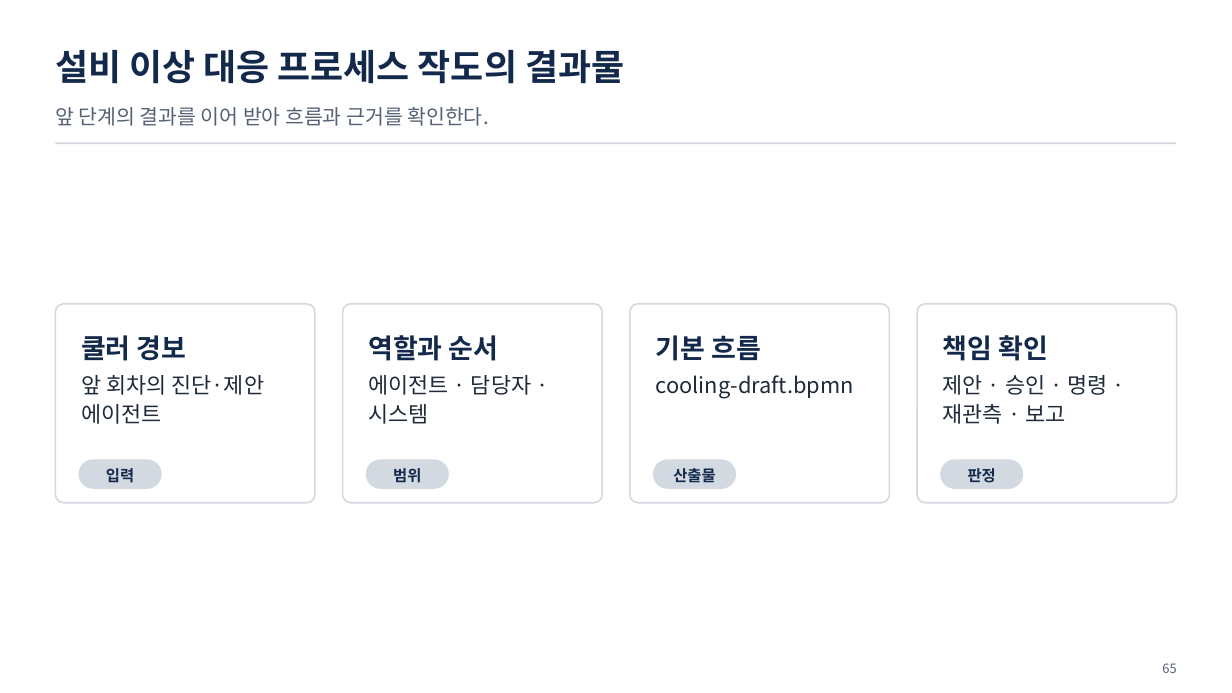
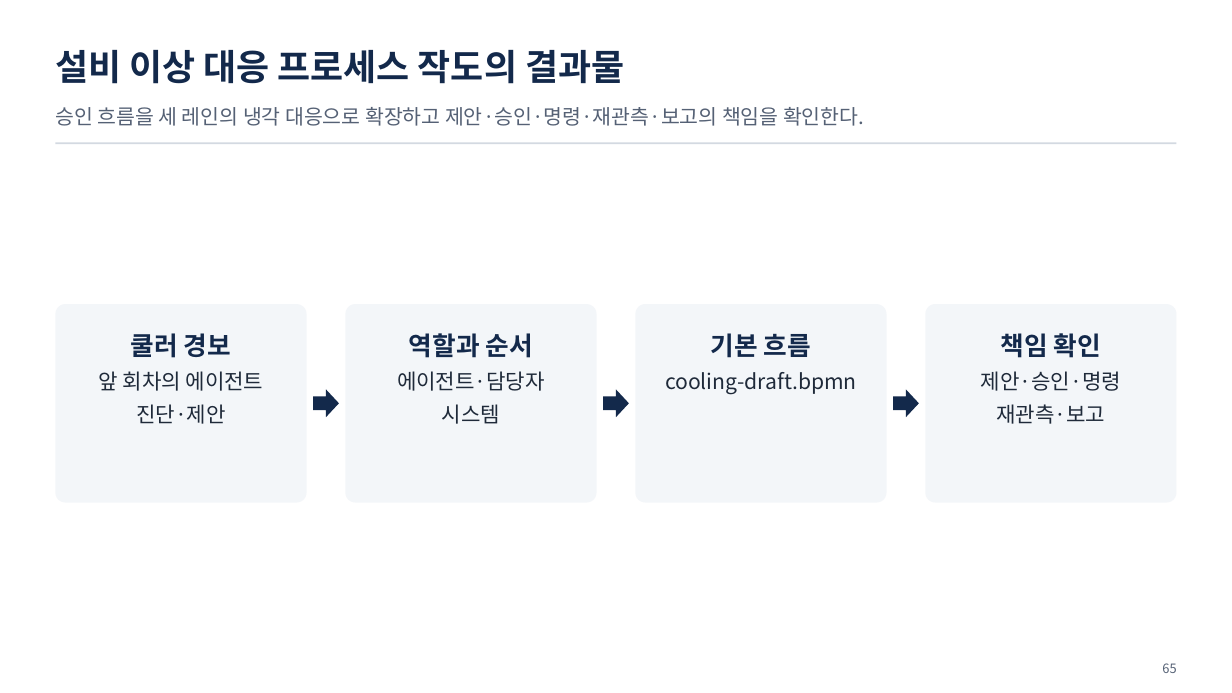
Before and after one commit to uengine-oss/hyd-iot-edu, a slide deck: slide 65 of 산출물/실전반/이론/06회차/실전반_06일차.pptx. Drawn at 1232x693 pixels with LibreOffice and Linux fonts; fonts in the diff are those of the drawing. Boxes give left, top, right and bottom in pixels: in the first picture for what was removed or moved away, otherwise in the second. Text is boxed around its words. In the diff, an @@ line names an element or a change of style, - is before the commit and + after.

Commit message:
교재 6회차 두 과정 전체 내용·화면 검토 및 산출물 마감

```diff
--- a/산출물/실전반/이론/06회차/실전반_06일차.pptx
+++ b/산출물/실전반/이론/06회차/실전반_06일차.pptx
@@ text at (55,107,864,126): text changed @@
-앞 단계의 결과를 이어 받아 흐름과 근거를 확인한다.
+승인 흐름을 세 레인의 냉각 대응으로 확장하고 제안·승인·명령·재관측·보고의 책임을 확인한다.
@@ rounded rectangle: place and size @@
-rounded rectangle at (55,304,315,503)
+rounded rectangle at (55,304,307,503)
@@ text "쿨러 경보": place and size @@
-text "쿨러 경보" at (81,335,264,424)
+text "쿨러 경보" at (99,333,264,424)
@@ rounded rectangle: place and size @@
-rounded rectangle at (343,304,603,503)
+rounded rectangle at (346,304,597,503)
@@ text "역할과 순서": place and size @@
-text "역할과 순서" at (368,335,531,424)
+text "역할과 순서" at (397,333,545,424)
@@ rounded rectangle: place and size @@
-rounded rectangle at (630,304,890,503)
+rounded rectangle at (636,304,887,503)
@@ text "기본 흐름" at (665,333,857,395): size 21 to 20 pt in "기본 흐름"; size 17 to 16.5 pt in "cooling-draft.bpmn"; alignment left to centre @@
@@ fill #FFFFFF to #F3F6F9; outline #D3D9E1 1.25 pt to none; proportions changed in 4 elements at (55,304,307,503), (636,304,887,503), (346,304,597,503), (925,304,1177,503) @@
@@ rounded rectangle: place and size @@
-rounded rectangle at (917,304,1177,503)
+rounded rectangle at (925,304,1177,503)
@@ text at (131,333,231,358): size 21 to 20 pt in "쿨러 경보"; alignment left to centre @@
@@ text at (409,333,533,358): size 21 to 20 pt in "역할과 순서"; alignment left to centre @@
@@ text at (1001,333,1101,358): size 21 to 20 pt in "책임 확인"; alignment left to centre @@
@@ text at (99,371,264,424): text changed; size 17 to 16.5 pt @@
-앞 회차의 진단·제안 에이전트
+앞 회차의 에이전트
+진단·제안
@@ right arrow added at (313,389,339,417), fill #13294B @@
@@ text at (397,371,545,424): text changed; size 17 to 16.5 pt @@
-에이전트 · 담당자 · 시스템
+에이전트·담당자
+시스템
@@ right arrow added at (604,389,629,417), fill #13294B @@
@@ right arrow added at (893,389,919,417), fill #13294B @@
@@ text at (981,371,1121,424): text changed; size 17 to 16.5 pt @@
-제안 · 승인 · 명령 · 재관측 · 보고
+제안·승인·명령
+재관측·보고
@@ rounded rectangle removed at (79,459,162,489) @@
@@ text removed at (106,468,134,483) @@
-입력
@@ rounded rectangle removed at (366,459,449,489) @@
@@ text removed at (393,468,421,483) @@
-범위
@@ rounded rectangle removed at (653,459,737,489) @@
@@ text removed at (673,468,715,482) @@
-산출물
@@ rounded rectangle removed at (940,459,1023,489) @@
@@ text removed at (968,468,996,483) @@
-판정
```
Also in this commit, not shown: 5 other slides changed, 51 other files.
